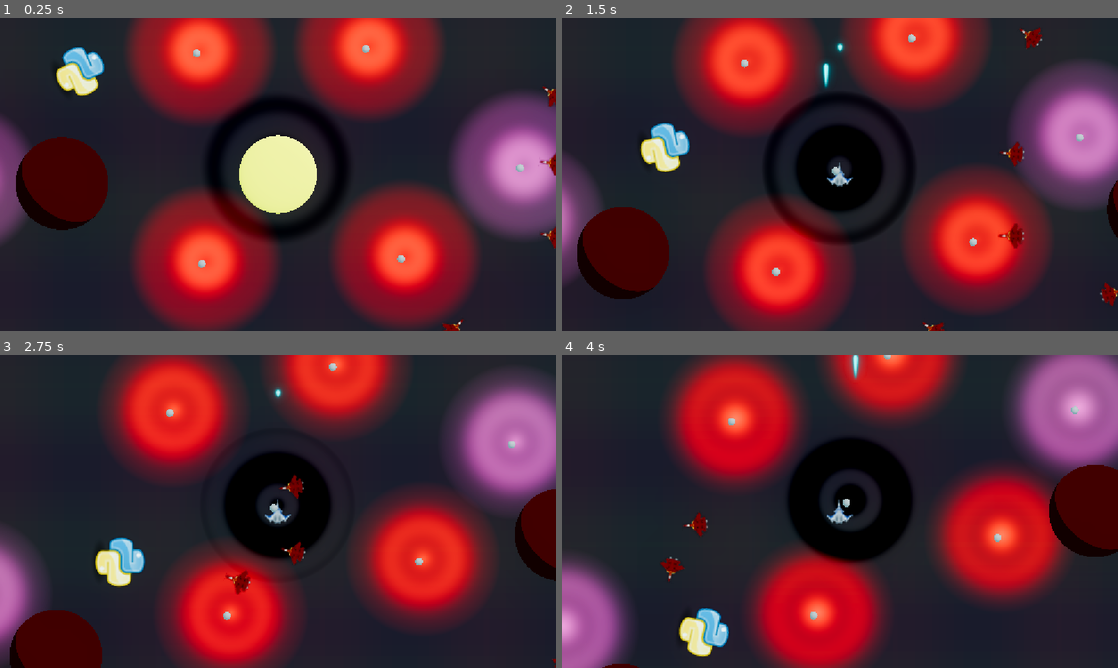
Above: before the commit, frames 1-4 (two rows, left to right).
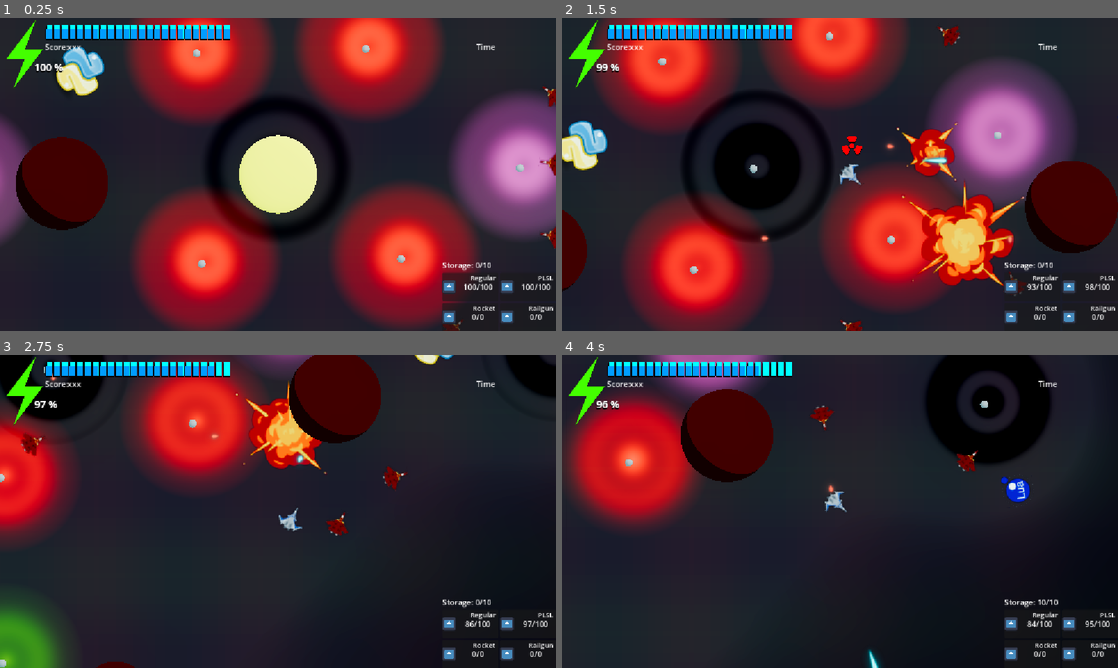
Above: after the commit, the same moments.

Repository: forklovee/SpaceJam2026
Game: Godot game, scene res://main.tscn
The game is run twice, just before and just after one commit, with the same random seed, the same clock (stepped at 60 frames per second) and the same inputs. The engine's default icon, where the game draws it, is replaced by a stand-in: a white triangle on a blue panel in a dark square.
Inputs (mouse positions are in pixels of both pictures, inside the frame that each line leads up to):
- Up to frame 1 (0.25 s): no input
- Up to frame 2 (1.5 s): move the mouse to (962, 158) at 0.52 s; press the mouse at (962, 158) at 0.53 s; hold D (Right) 0.53-1.28 s; right-click (962, 158) at 0.8 s; move the mouse to (728, 190) at 1.27 s; release the mouse at (728, 190) at 1.28 s; hold S (Down) from 1.28 s (still down); right-click (728, 190) at 1.35 s
- Up to frame 3 (2.75 s): click (166, 527) at 1.55 s; move the mouse to (333, 442) at 2.02 s; release S (Down) at 2.03 s; press the mouse at (333, 442) at 2.03 s; hold D (Right) from 2.03 s (still down); right-click (333, 442) at 2.3 s
- Up to frame 4 (4 s): move the mouse to (812, 574) at 2.77 s; release D (Right) at 2.78 s; release the mouse at (812, 574) at 2.78 s; hold W (Up) 2.78-3.53 s; right-click (812, 574) at 2.85 s; click (812, 574) at 3.05 s; move the mouse to (1006, 558) at 3.52 s; hold A (Left) from 3.53 s (still down); hold Tab from 3.53 s (still down); right-click (1006, 558) at 3.8 s

The runs differ from the first frame. In frame 1, 3.3% of the frame differs, in the area x 1-100%, y 0-100%; in frame 2, 76%, in the area x 0-100%, y 0-100%; in frame 3, 62%; in frame 4, 66%.
Error before the commit: Parse Error: Too few arguments for "shoot()" call. Expected at least 5 but received 4. (res://Ship/Gun/rocket_gun.gd:30)

Commit message:
Merge Conflicts fix

Diff:
--- a/Player/UI/equipment_menu.gd
+++ b/Player/UI/equipment_menu.gd
@@ -5,8 +5,8 @@
 @export var storeShip:Array[ShipProduct]
 
 
-
-
+func _ready() -> void:
+	hide()
 
 func _process(delta: float) -> void:
 	if self!=null:
--- a/Player/UI/hud.tscn
+++ b/Player/UI/hud.tscn
@@ -3,9 +3,9 @@
 [ext_resource type="Script" uid="uid://cs4sbi2wnw7bq" path="res://Player/UI/hud.gd" id="1_lrp3x"]
 [ext_resource type="Script" uid="uid://dxo8tkdtd822e" path="res://Ship/PlayerShip/score_label.gd" id="2_f2qnc"]
 [ext_resource type="Script" uid="uid://dd63v2ojxwq4p" path="res://Ship/PlayerShip/rad_label.gd" id="3_q0jle"]
+[ext_resource type="PackedScene" uid="uid://8s2c3kns8i8q" path="res://Player/UI/equipment_menu.tscn" id="4_egnu7"]
 [ext_resource type="PackedScene" uid="uid://b7nmuufk6vgfh" path="res://Player/UI/AmmoGauge/ammo_type_gauge.tscn" id="4_q0jle"]
 [ext_resource type="Script" uid="uid://p5bq8thehq4" path="res://Player/UI/minimap_rect.gd" id="5_3jxqv"]
-[ext_resource type="PackedScene" uid="uid://8s2c3kns8i8q" path="res://Player/UI/equipment_menu.tscn" id="6_nk8mj"]
 [ext_resource type="Script" uid="uid://th4nipsgj88u" path="res://Player/UI/status_bar.gd" id="6_knqcs"]
 [ext_resource type="Texture2D" uid="uid://bcchmmb260obl" path="res://Player/UI/Sprites/ProgressBar_Block.png" id="6_nk8mj"]
 [ext_resource type="Texture2D" uid="uid://diwjr33ed83gt" path="res://Player/UI/Sprites/chargingIconWhite.png" id="8_1rscr"]
@@ -136,20 +136,6 @@
 grow_vertical = 0
 script = ExtResource("5_3jxqv")
 
-[node name="Equipment_menu" parent="." unique_id=6535177 instance=ExtResource("6_nk8mj")]
-visible = false
-layout_mode = 0
-anchors_preset = 0
-anchor_left = 0.0
-anchor_top = 0.0
-anchor_right = 0.0
-anchor_bottom = 0.0
-offset_left = 0.0
-offset_top = 0.0
-offset_right = 500.0
-offset_bottom = 500.0
-grow_horizontal = 1
-grow_vertical = 1
 [node name="StatusBar" type="Control" parent="." unique_id=456314579]
 anchors_preset = 0
 offset_right = 464.0
@@ -367,3 +353,7 @@
 texture = ExtResource("13_n45c7")
 expand_mode = 1
 stretch_mode = 5
+
+[node name="Equipment_menu" parent="." unique_id=6535177 instance=ExtResource("4_egnu7")]
+layout_mode = 0
+anchors_preset = 0
--- a/Ship/Gun/rocket_gun.gd
+++ b/Ship/Gun/rocket_gun.gd
@@ -27,4 +27,4 @@
 
 		bullet.global_transform = slot.global_transform
 		var forward := instigator.get_forward()
-		bullet.shoot(instigator, damage, target_range, target_speed*forward)
+		bullet.shoot(instigator, self, damage, target_range, target_speed*forward)
--- a/project.godot
+++ b/project.godot
@@ -31,6 +31,10 @@
 PlayerShip=""
 EnemyShip=""
 Star=""
+
+[gui]
+
+common/snap_controls_to_pixels=false
 
 [input]
 
